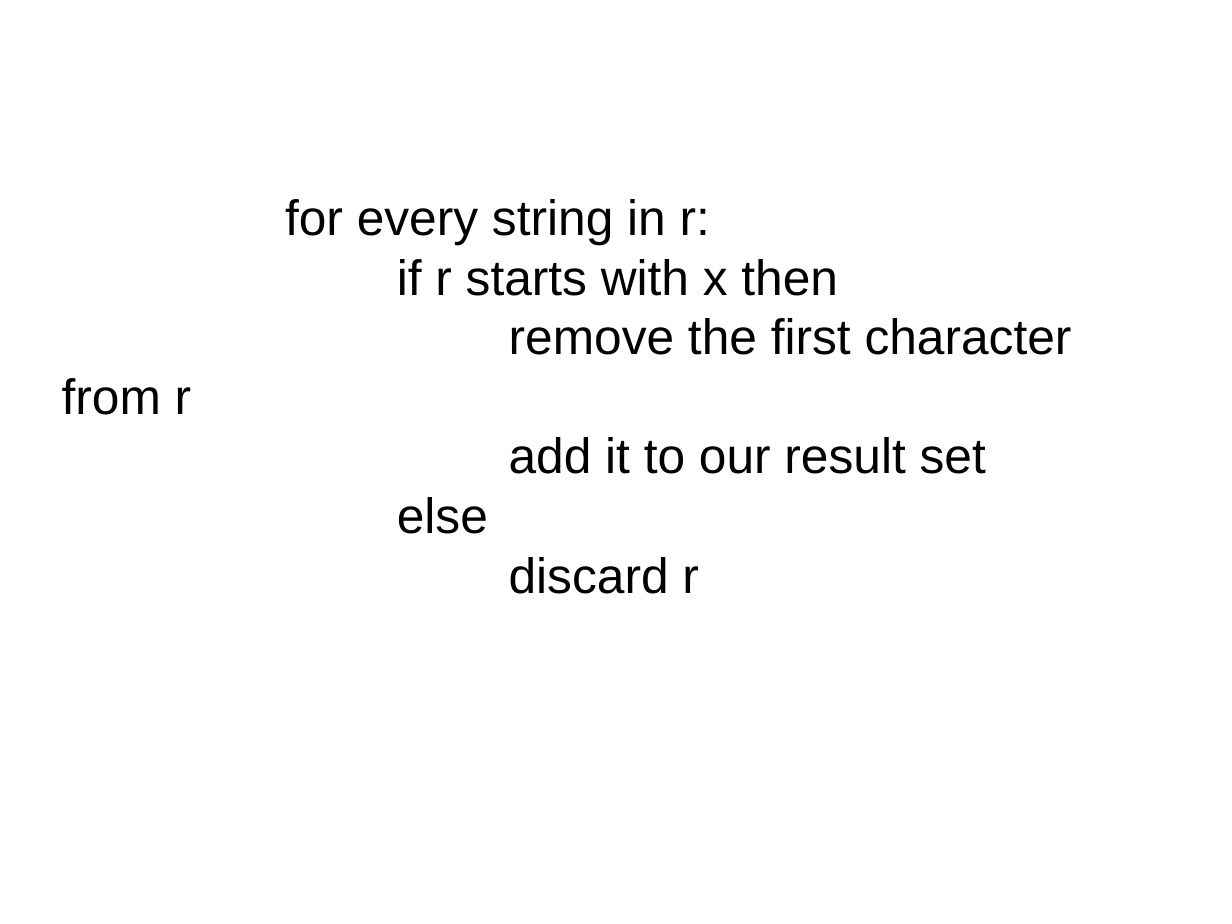
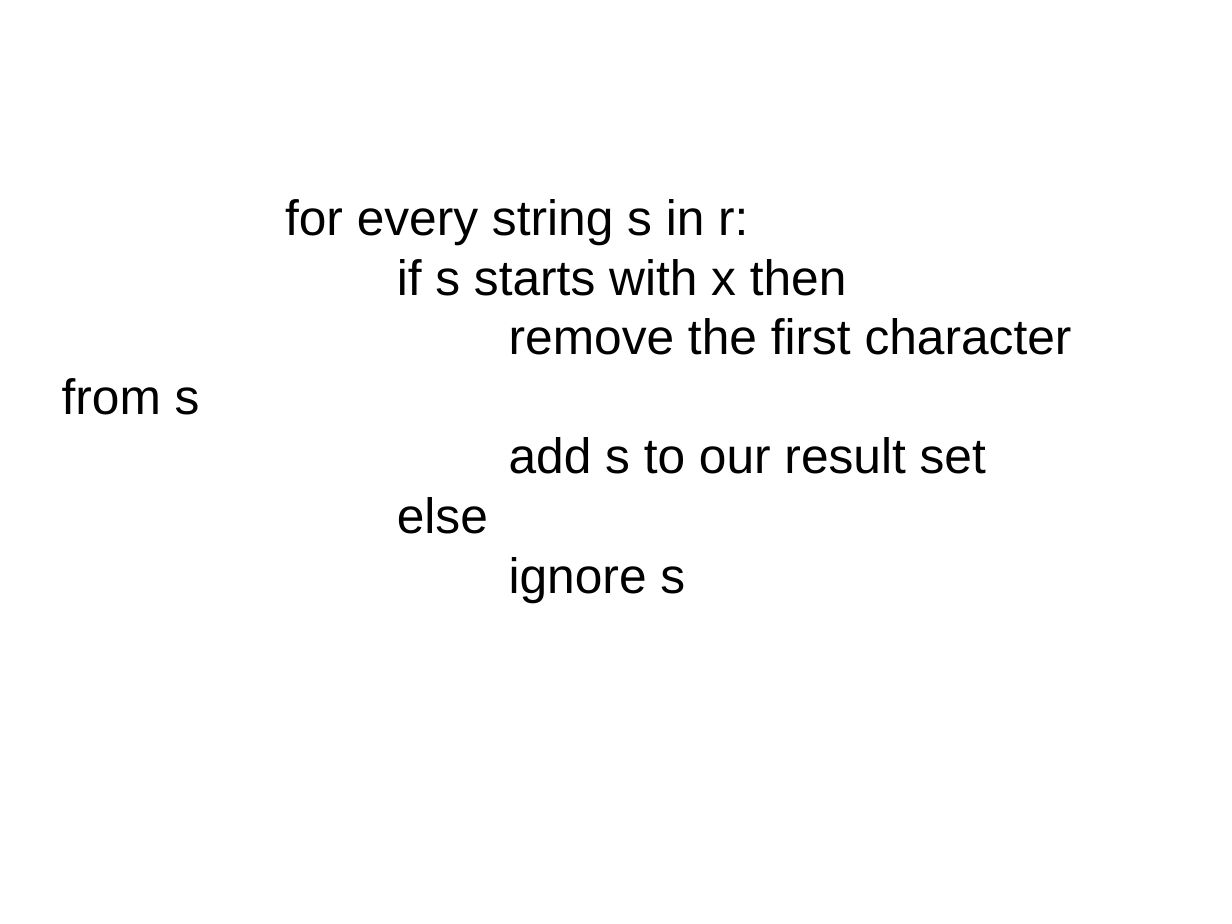
Before and after one commit to bhurt/presentations, a slide deck: slide 10 of pdre.odp. Drawn at 1232x924 pixels with LibreOffice and Linux fonts; fonts in the diff are those of the drawing. Boxes give left, top, right and bottom in pixels: in the first picture for what was removed or moved away, otherwise in the second. Text is boxed around its words. In the diff, an @@ line names an element or a change of style, - is before the commit and + after.

Commit message:
Minor tweak.

```diff
--- a/pdre.odp
+++ b/pdre.odp
@@ subtitle at [62,199,1072,474]: text changed @@
-for every string in r:
-if r starts with x then
-remove the first character from r
-add it to our result set
+for every string s in r:
+if s starts with x then
+remove the first character from s
+add s to our result set
@@ subtitle at [509,557,685,602]: text changed @@
-discard r
+ignore s
```
